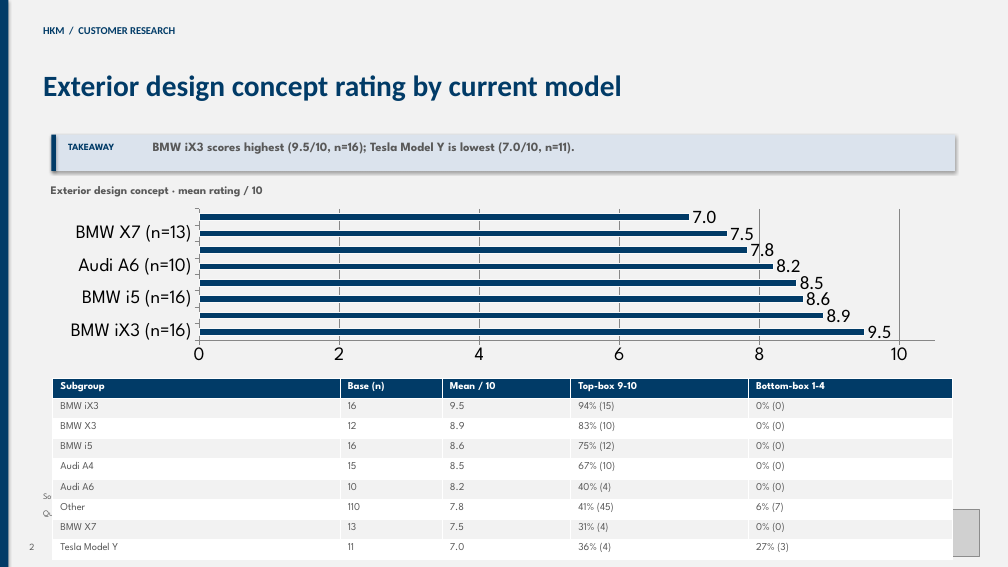
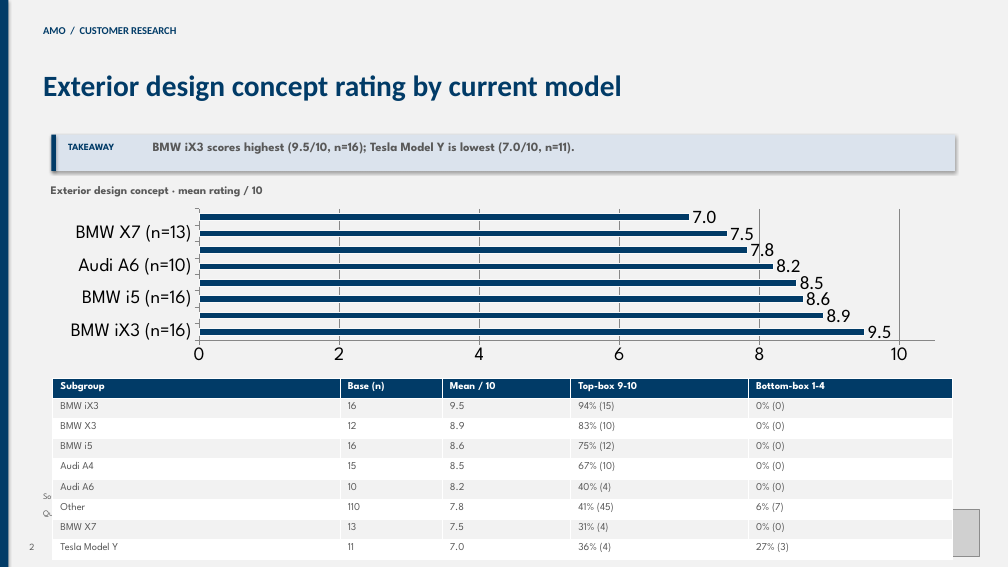
Before and after one commit to Dev-Vis1/PowerPoint-Automation-From-Excel, a slide deck: slide 2 of examples/exterior_design_analysis_branded.pptx. Drawn at 1008x567 pixels with LibreOffice and Linux fonts; fonts in the diff are those of the drawing; grey boxes stand for pictures. Boxes give left, top, right and bottom in pixels: in the first picture for what was removed or moved away, otherwise in the second. Text is boxed around its words. In the diff, an @@ line names an element or a change of style, - is before the commit and + after.

```diff
--- a/examples/exterior_design_analysis_branded.pptx
+++ b/examples/exterior_design_analysis_branded.pptx
@@ text at (43, 27, 176, 34): text changed @@
-HKM / CUSTOMER RESEARCH
+AMO / CUSTOMER RESEARCH
```
Also in this commit, not shown: 5 other slides changed, 16 other files.
